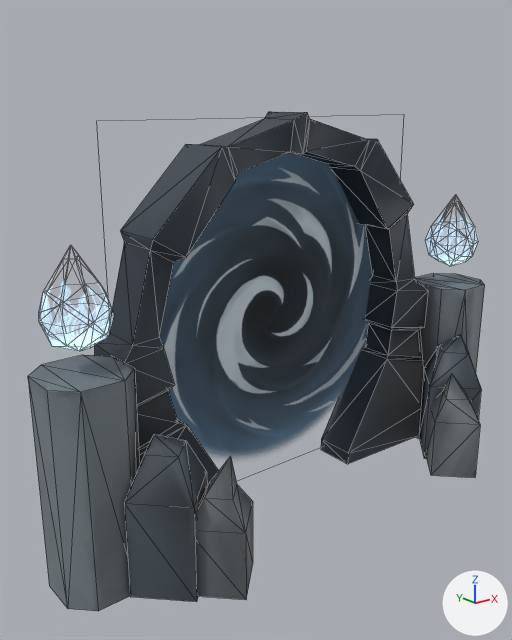
An edit to the Blender file project/models/blender/portal.blend, drawn before and after from the same camera.
Rendered twice from a 50 mm lens placed at (-0.314, -0.342, 0.27), pointed at (-0.035, 0.006, 0.13). Lighting does not change. The marker at lower right points along +X, +Y and +Z. Mesh edges are drawn as thin lines.

The scene before the commit, as lines of its bpy script (objects in view):
```python
me_mesh_004 = bpy.data.meshes.new('Mesh.004')
me_mesh_004.from_pydata(...)  # 35 vertices, 66 faces; spans x 13.7..17.84, y 14.04..19.81, z -1.83..2.3
me_mesh_004.materials.append(mat_flames)
me_mesh_005 = bpy.data.meshes.new('Mesh.005')
me_mesh_005.from_pydata(...)  # 35 vertices, 66 faces; spans x -18.43..-14.29, y 14.04..19.82, z -1.78..2.36
me_mesh_005.materials.append(mat_flames)
me_mesh_006 = bpy.data.meshes.new('Mesh.006')
me_mesh_006.from_pydata(...)  # 192 vertices, 332 faces; spans x -18.8..18.2, y -0.4..26.1, z -3.6..7.5
me_mesh_006.materials.append(mat_portal)
me_mesh_007 = bpy.data.meshes.new('Mesh.007')
me_mesh_007.from_pydata(...)  # 4 vertices, 1 face; spans x -12.9..12.9, y 0.1..25.8, z -2.9
me_mesh_007.materials.append(mat_spin)  # picture img_spin_color_png
ob_fire1_001 = bpy.data.objects.new('fire1.001', me_mesh_004)
ob_fire1_001.parent = ob_flames
ob_fire1_001.location = (0.0276, 0.0296, 0.000413)
ob_fire1_001.scale = (0.998, 0.998, 0.998)
ob_fire2_001 = bpy.data.objects.new('fire2.001', me_mesh_005)
ob_fire2_001.parent = ob_flames
ob_fire2_001.location = (-0.0286, 0.0296, 0.000506)
ob_fire2_001.scale = (0.998, 0.998, 0.998)
ob_portal = bpy.data.objects.new('portal', me_mesh_006)
ob_portal.location = (0.0, 0.0, 0.0)
ob_portal.rotation_euler = (1.571, 0.0, 0.0)  # degrees (90, 0, 0)
ob_portal.scale = (0.01, 0.01, 0.01)
ob_spin = bpy.data.objects.new('spin', me_mesh_007)
ob_spin.location = (0.0, 0.0, 0.0)
ob_spin.rotation_euler = (1.571, 0.0, 0.0)  # degrees (90, 0, 0)
ob_spin.scale = (0.01, 0.01, 0.01)
```
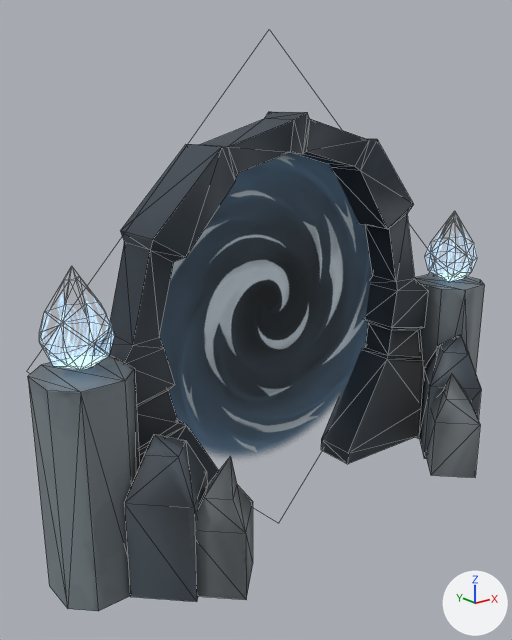
Where the newer file only moved an object's origin or applied its transform, the numbers keep the older frame.

What differs and where, as boxes [x1, y1, x2, y2] in the pictures (512 x 640 px):
'spin', reshaped
    before: [159, 153, 373, 458]
    after: [159, 153, 373, 457]
'fire1.001', surface changed, mesh moved
    before: [426, 212, 478, 266]
    after: [39, 293, 114, 370]
'fire2.001', deleted
    before: [39, 280, 114, 351]
'fire1.002', added
    after: [425, 228, 477, 282]

What changed in the scene script:
```text
Change img_portal_emissive_png:
    img_portal_emissive_png: load_image('portal_Emissive.png', '../../textures/portal/portal_emissive.png', 1024, 1024, 'sRGB') -> load_image('portal_Emissive.png.001', '../../textures/portal/portal_emissive.png', 1024, 1024, 'sRGB')
Change me_mesh_007:
    where me_mesh_007.from_pydata(...)  # 4 vertices, 1 face; spans x -12.9..12.9, y 0.1..25.8, z -2.9
    used by ob_spin; location = (0.0, 0.0, 0.0); rotation_euler = (1.571, 0.0, 0.0), in degrees (90, 0, 0); scale = (0.01, 0.01, 0.01)
    me_mesh_007 part 1
    me_mesh_007.vertices[0].co: (-12.9, 0.1, -2.9) -> (-18.1, 12.3, -2.9)
    me_mesh_007.vertices[1].co: (12.9, 0.1, -2.9) -> (0.7, -5.2, -2.9)
    me_mesh_007.vertices[2].co: (-12.9, 25.8, -2.9) -> (-0.6, 31.1, -2.9)
    me_mesh_007.vertices[3].co: (12.9, 25.8, -2.9) -> (18.2, 13.6, -2.9)  # not seen -> pixel (436, 260)
Change me_mesh_004:
    where me_mesh_004.from_pydata(...)  # 35 vertices, 66 faces; spans x 13.7..17.84, y 14.04..19.81, z -1.83..2.3
    used by ob_fire1_001; parent = ob_flames; location = (0.0276, 0.0296, 0.000413); scale = (0.998, 0.998, 0.998)
    me_mesh_004 part 2: the whole mesh is moved by (-32.24, -1.1, 0.05)
Add me_mesh_001:
    me_mesh_001.from_pydata(...)  # 35 vertices, 66 faces; spans x -2.06..2.07, y -2.79..2.98, z -2.0..2.13
    me_mesh_001.materials.append(mat_flames)
Remove ob_fire2_001:
    ob_fire2_001 = bpy.data.objects.new('fire2.001', me_mesh_005)
    ob_fire2_001.parent = ob_flames
    ob_fire2_001.location = (-0.0286, 0.0296, 0.000506)
    ob_fire2_001.scale = (0.998, 0.998, 0.998)
Add ob_fire1_002:
    ob_fire1_002 = bpy.data.objects.new('fire1.002', me_mesh_001)
    ob_fire1_002.parent = ob_flames
    ob_fire1_002.location = (15.76, 15.53, 0.223)
```
